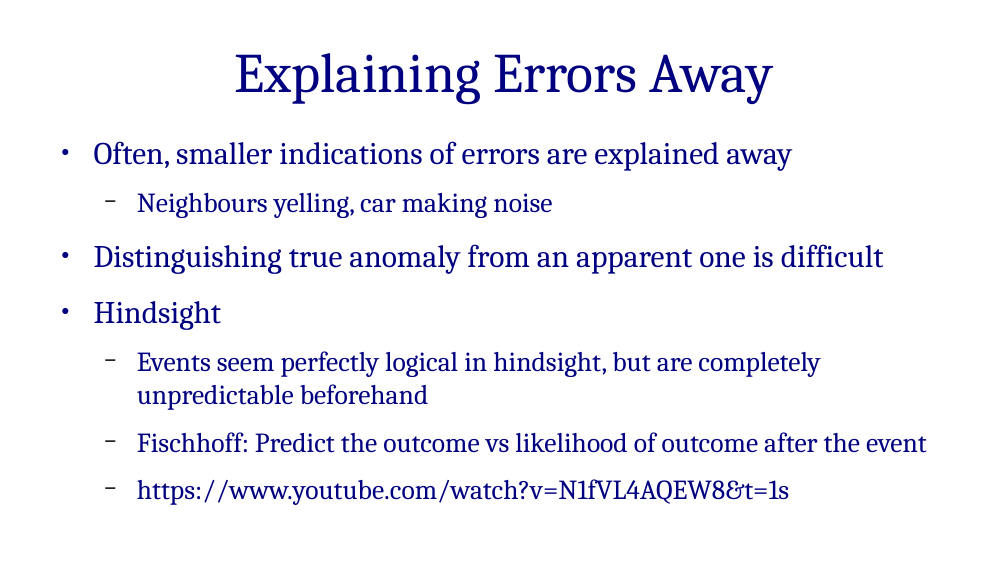
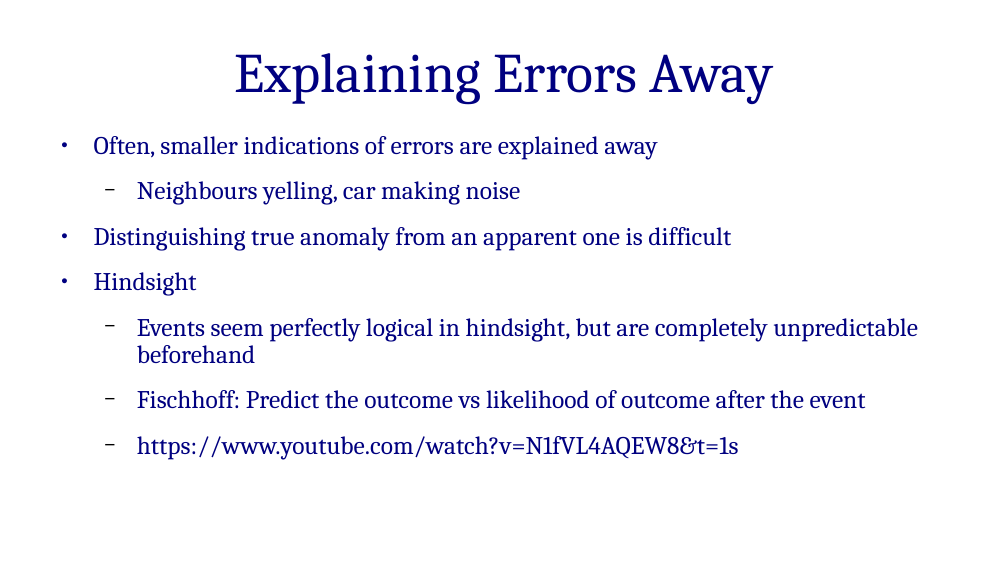
Before and after one commit to Rhythm07-Jain/Tutorials_4-1, a slide deck: slide 20 of HCI/errors.odp. Drawn at 1008x567 pixels with LibreOffice and Linux fonts; fonts in the diff are those of the drawing. Boxes give left, top, right and bottom in pixels: in the first picture for what was removed or moved away, otherwise in the second. Text is boxed around its words. In the diff, an @@ line names an element or a change of style, - is before the commit and + after.

```diff
--- a/HCI/errors.odp
+++ b/HCI/errors.odp
@@ text "Often, smaller indications of errors ..." at box(94, 136, 918, 460): size 24.8 to 20 pt in "Often, smaller indications of errors are explained ...", "Distinguishing true anomaly from an apparent one ...", "Hindsight"; size 21.7 to 20 pt in "Neighbours yelling, car making noise", "Events seem perfectly logical in hindsight, but ...", "Fischhoff: Predict the outcome vs likelihood of ...", "https://www.youtube.com/watch?v=N1fVL4AQEW8&t=1s"; indent changed; line spacing 1 to 0.9; more space between paragraphs @@
```
Also in this commit, not shown: 27 other slides changed, 6 other files.
